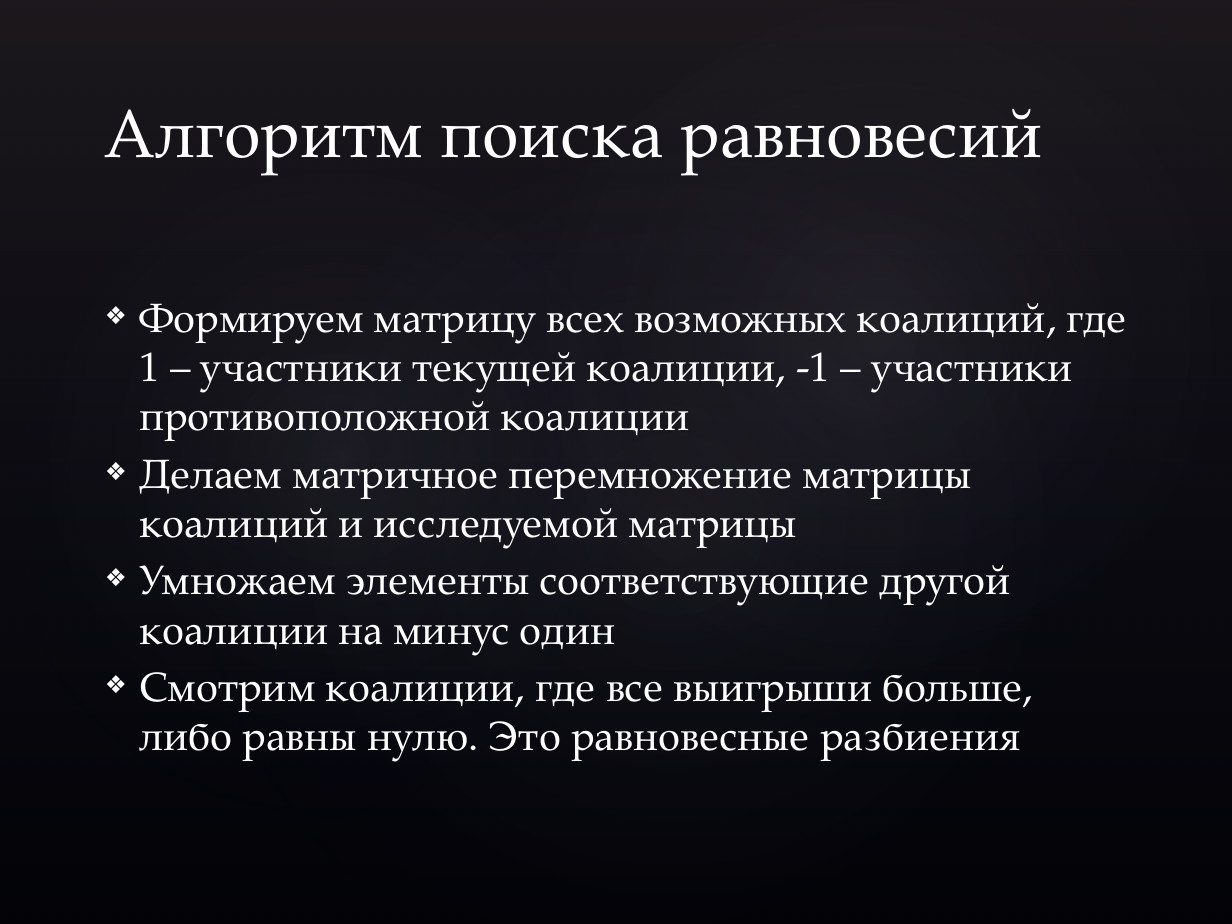
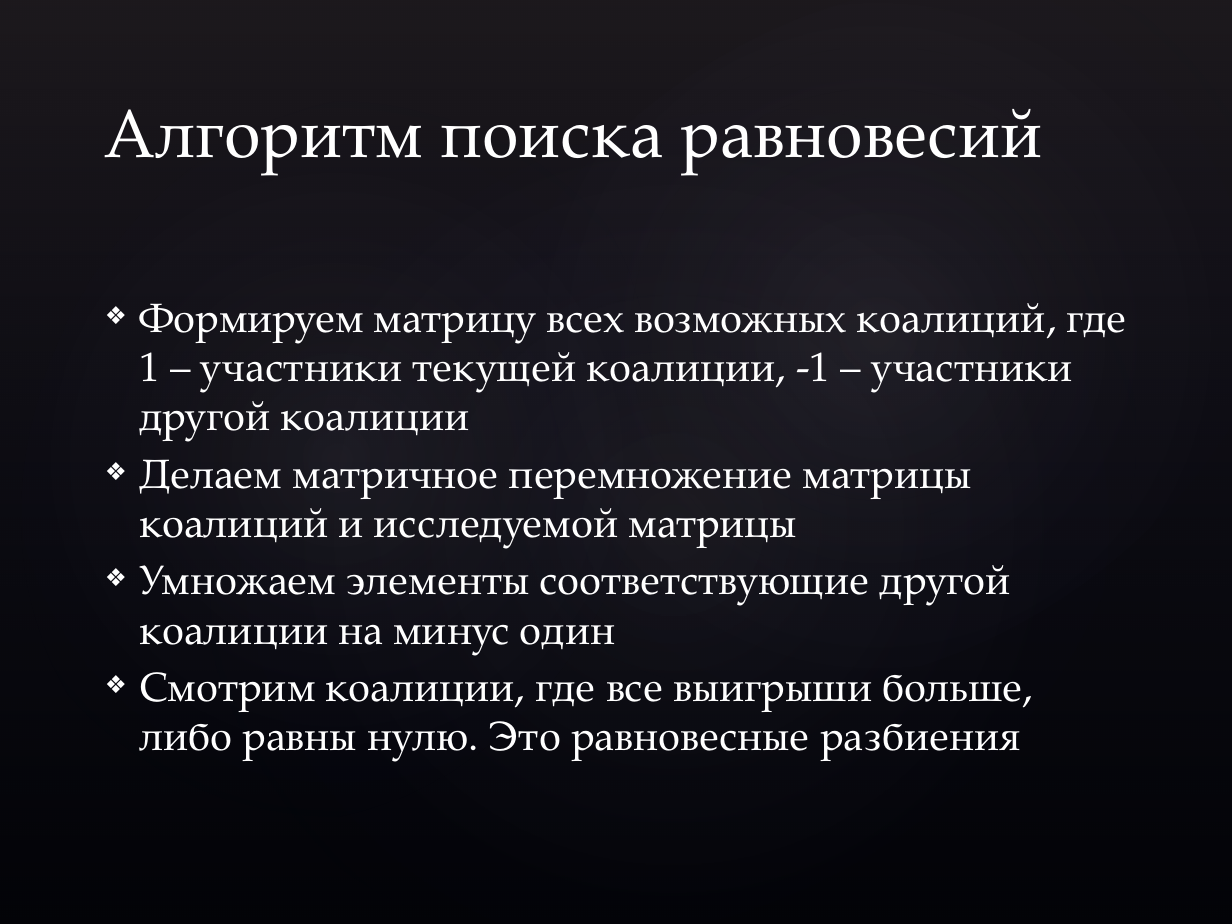
Before and after one commit to ChrisA23C/A-Landscape-Theory-of-Aggregation, a slide deck: slide 8 of Исследование равновесий в модели A Landscape Theory of Aggregation.pptx (slide 7 before the commit). Drawn at 1232x924 pixels with LibreOffice and Linux fonts; fonts in the diff are those of the drawing; background and template pictures are left out. Boxes give left, top, right and bottom in pixels: in the first picture for what was removed or moved away, otherwise in the second. Text is boxed around its words. In the diff, an @@ line names an element or a change of style, - is before the commit and + after.

```diff
--- a/Исследование равновесий в модели A Landscape Theory of Aggregation.pptx
+++ b/Исследование равновесий в модели A Landscape Theory of Aggregation.pptx
@@ text at bbox=[139, 303, 1126, 441]: text changed @@
-❖ Формируем матрицу всех возможных коалиций, где 1 – участники текущей коалиции, -1 – участники противоположной коалиции
+❖ Формируем матрицу всех возможных коалиций, где 1 – участники текущей коалиции, -1 – участники другой коалиции
```
Also in this commit, not shown: 7 other slides changed, 1 slide added.
